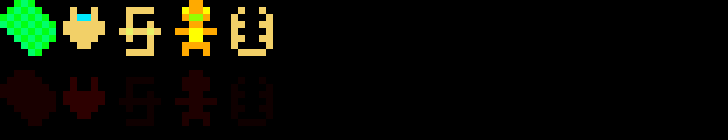
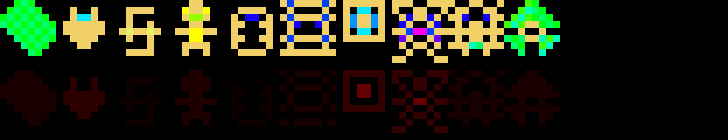
Before/after of a 728×140 layered artwork. What changed in the layer stack:
added layer "Слой 18 копия" above "Слой 18" over (504, 70, 560, 126)
added layer "Слой 18" above "Группа 9" over (504, 0, 560, 56)
added group "Группа 9" with 2 layers above "Группа 8" over (448, 0, 504, 126)
added layer "Слой 17" in group "Группа 9" over (448, 0, 504, 56)
added layer "Слой 16 копия" in group "Группа 9" over (448, 70, 504, 126)
added group "Группа 8" with 2 layers above "Группа 7" over (392, 0, 448, 133)
added layer "Слой 15 копия" in group "Группа 8" over (392, 28, 448, 133)
added layer "Слой 15" in group "Группа 8" over (392, 0, 448, 63)
added group "Группа 7" with 2 layers above "Группа 6" over (343, 0, 385, 112)
added layer "Слой 13 копия" in group "Группа 7" over (343, 70, 385, 112)
added layer "Слой 13" in group "Группа 7" over (343, 0, 385, 42)
added group "Группа 6" with 2 layers above "Группа 2" over (280, 0, 336, 126)
added layer "Слой 12 копия" in group "Группа 6" over (280, 70, 336, 126)
added layer "Слой 12" in group "Группа 6" over (280, 0, 336, 56)
added group "Группа 2" with 2 layers above "Группа 4" over (238, 7, 266, 84)
added layer "Слой 11" in group "Группа 2" over (238, 77, 266, 84)
added layer "Слой 10" in group "Группа 2" over (245, 7, 259, 21)
added group "Группа 4" with 2 layers above "Группа 1" over (175, 0, 217, 56)
moved "Слой 3" into group "Группа 4", painted on it over (175, 0, 217, 56)
moved "Слой 6" into group "Группа 1", painted on it over (175, 7, 259, 56)
moved "Слой 6 копия 2" into group "Группа 1", painted on it over (238, 77, 266, 84)
moved "Слой 4 копия 2" into group "Группа 5", painted on it over (175, 0, 217, 56)
